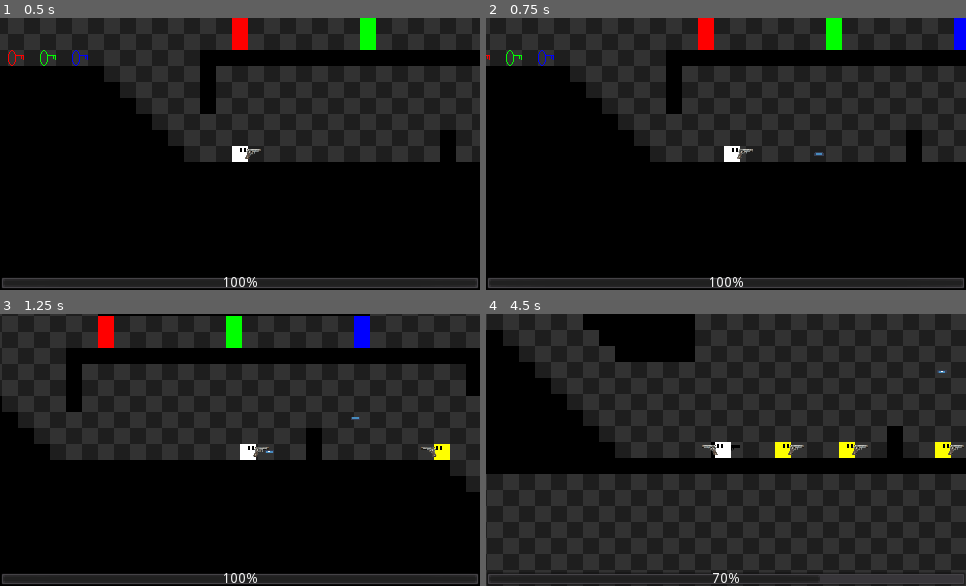
Above: before the commit, frames 1-4 (two rows, left to right).
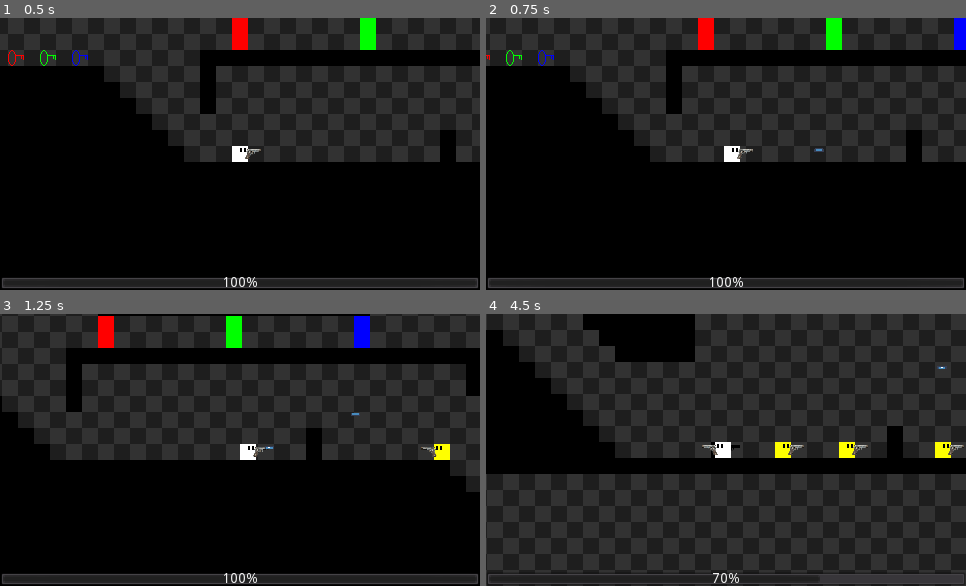
Above: after the commit, the same moments.

Repository: POtOSoftware/Project-Poop-Shit
Game: Godot game, scene res://Levels/dev.tscn
The game is run twice, just before and just after one commit, with the same random seed, the same clock (stepped at 60 frames per second) and the same inputs. The engine's default icon, where the game draws it, is replaced by a stand-in: a white triangle on a blue panel in a dark square.
Inputs:
- Up to frame 1 (0.5 s): no input
- Up to frame 2 (0.75 s): tap Enter at 0.5 s; hold Right (move_right) from 0.53 s (still down); hold Ctrl (fire) from 0.53 s (still down)
- Up to frame 3 (1.25 s): keep holding Right (move_right); keep holding Ctrl (fire); tap Up (jump) at 0.77 s
- Up to frame 4 (4.5 s): release Ctrl (fire) at 1.28 s; tap Ctrl (fire) at 1.35, 2.85, 4.35 s; tap Up (jump) at 1.52, 3.02, 3.77 s; release Right (move_right) at 2.03 s; hold Left (move_left) 2.03-2.78 s; hold Ctrl (fire) 2.03-2.78 s; hold Right (move_right) 2.78-4.28 s; hold Ctrl (fire) 3.53-4.28 s; hold Left (move_left) from 4.28 s (still down)

Frame 1 is identical in both runs. In frame 2, less than 0.1% of the frame differs, in the area x 68-71%, y 47-51%; in frame 3, less than 0.1%, in the area x 55-75%, y 36-52%; in frame 4, less than 0.1%.

Commit message:
custom fire point position

Diff:
--- a/Assets/Gun/Gun.gd
+++ b/Assets/Gun/Gun.gd
@@ -18,7 +18,8 @@
 		fire_rate = 0.33,
 		num_projectiles = 1,
 		projectile = preload("res://Assets/Bullet/Bullet.tscn"),
-		sprite = preload("res://Sprites/guns/pistol.png")
+		sprite = preload("res://Sprites/guns/pistol.png"),
+		fire_pos = Vector2(8, -4)
 	},
 	"smg" : {
 		damage = 5,
@@ -49,6 +50,7 @@
 func set_weapon(new_weapon: String) -> void:
 	current_weapon = new_weapon
 	gun_sprite.texture = weapons[new_weapon].sprite
+	fire_point.position = weapons[new_weapon].fire_pos
 
 func fire(_exclude: Node2D = null):
 	if ammo > 0 and can_fire:
--- a/Assets/Gun/Gun.tscn
+++ b/Assets/Gun/Gun.tscn
@@ -1,10 +1,10 @@
 [gd_scene load_steps=4 format=2]
 
 [ext_resource path="res://Assets/Gun/Gun.gd" type="Script" id=1]
-[ext_resource path="res://icon.png" type="Texture" id=2]
+[ext_resource path="res://Sprites/guns/pistol.png" type="Texture" id=2]
 
-[sub_resource type="LineShape2D" id=1]
-normal = Vector2( 0.158, 0 )
+[sub_resource type="CircleShape2D" id=1]
+radius = 2.0
 
 [node name="Gun" type="Node2D"]
 script = ExtResource( 1 )
@@ -14,9 +14,10 @@
 cast_to = Vector2( 50, 0 )
 
 [node name="FirePoint" type="Node2D" parent="."]
-position = Vector2( 8, 0 )
+position = Vector2( 8, -4 )
 
 [node name="CollisionShape2D" type="CollisionShape2D" parent="FirePoint"]
+modulate = Color( 1, 0, 1, 1 )
 shape = SubResource( 1 )
 
 [node name="GunSprite" type="Sprite" parent="."]
